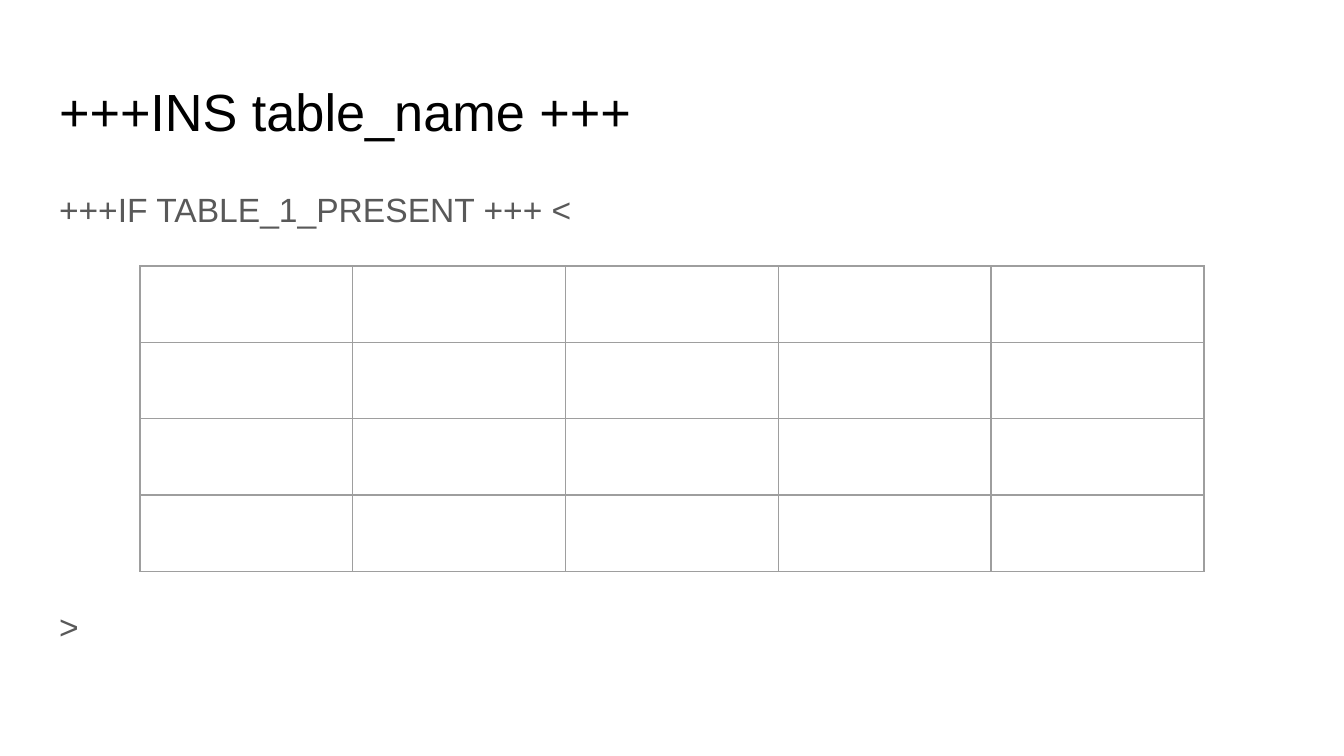
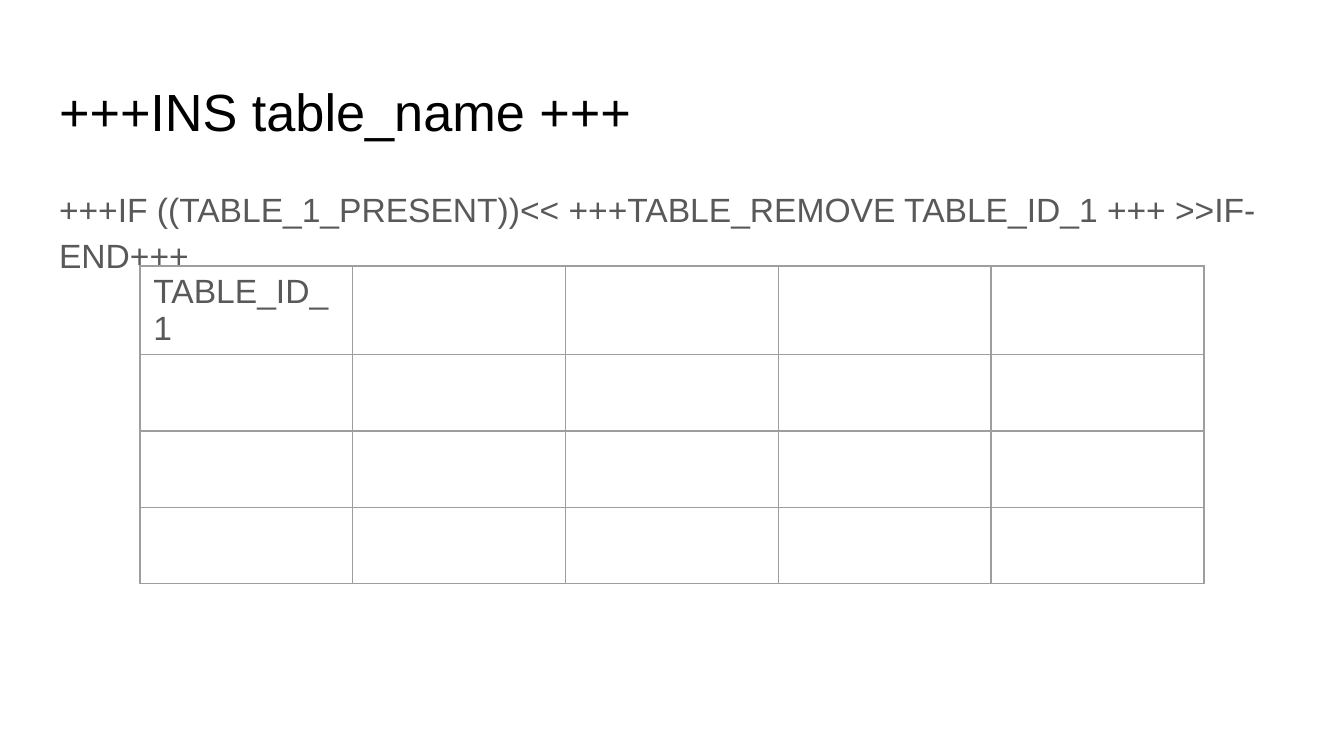
Before and after one commit to GayashanSameera/PythonPPTXGen, a slide deck: slide 4 of input_2.pptx (slide 3 before the commit). Drawn at 1344x756 pixels with LibreOffice and Linux fonts; fonts in the diff are those of the drawing. Boxes give left, top, right and bottom in pixels: in the first picture for what was removed or moved away, otherwise in the second. Text is boxed around its words. In the diff, an @@ line names an element or a change of style, - is before the commit and + after.

```diff
--- a/input_2.pptx
+++ b/input_2.pptx
@@ text at <box>59,197,1255,274</box>: text changed @@
-+++IF TABLE_1_PRESENT +++ <
->
++++IF ((TABLE_1_PRESENT))<< +++TABLE_REMOVE TABLE_ID_1 +++ >>IF-END+++
@@ table removed at <box>140,266,1202,571</box>, 4 rows, 5 columns @@
- |  |  |  | 
- |  |  |  | 
- |  |  |  | 
- |  |  |  | 
@@ table added at <box>140,266,1202,571</box>, 4 rows, 5 columns @@
+TABLE_ID_1 |  |  |  | 
+ |  |  |  | 
+ |  |  |  | 
+ |  |  |  | 
```
Also in this commit, not shown: 1 slide added, 4 other files.
